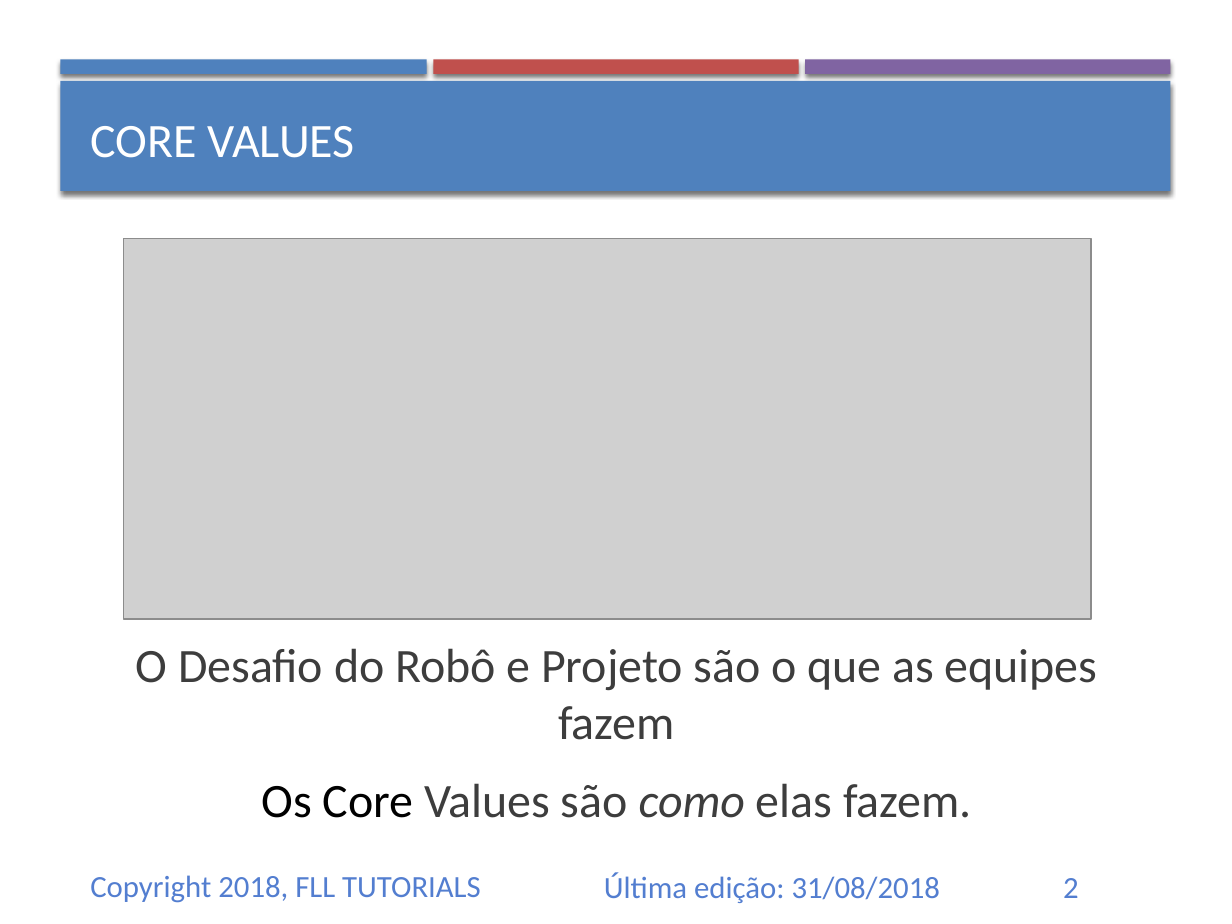
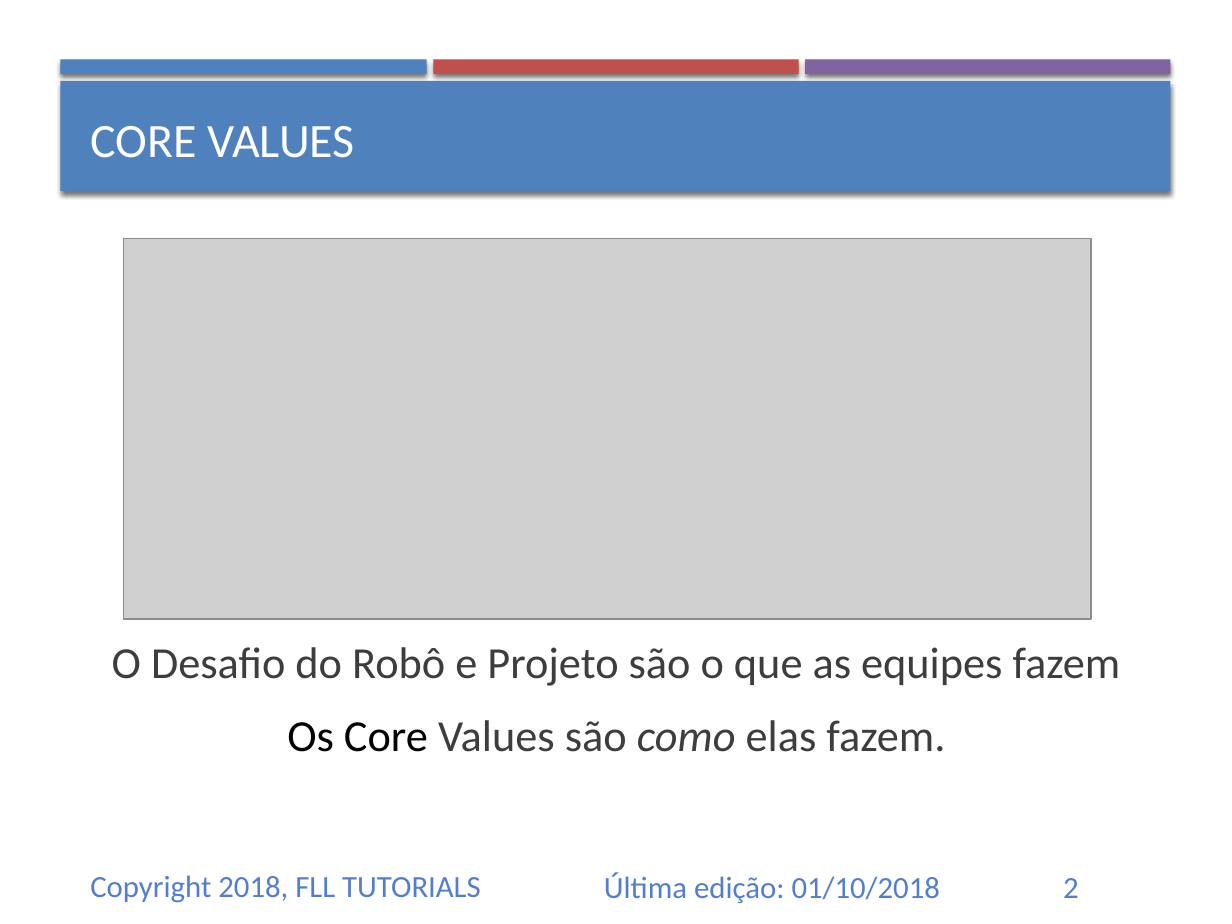
Before and after one commit to ev3lessons/FLL-Tutorials, a slide deck: slide 2 of translations/pt-br/CoreValues/IntroducaoaosCoreValues.pptx. Drawn at 1232x924 pixels with LibreOffice and Linux fonts; fonts in the diff are those of the drawing; grey boxes stand for pictures. Boxes give left, top, right and bottom in pixels: in the first picture for what was removed or moved away, otherwise in the second. Text is boxed around its words. In the diff, an @@ line names an element or a change of style, - is before the commit and + after.

```diff
--- a/translations/pt-br/CoreValues/IntroducaoaosCoreValues.pptx
+++ b/translations/pt-br/CoreValues/IntroducaoaosCoreValues.pptx
@@ text "O Desafio do Robô e ..." at (112, 647, 1121, 752): size 28 to 25.9 pt @@
@@ text at (604, 872, 940, 903): text changed @@
-Última edição: 31/08/2018
+Última edição: 01/10/2018
```
Also in this commit, not shown: 9 other slides changed, 9 other files.
